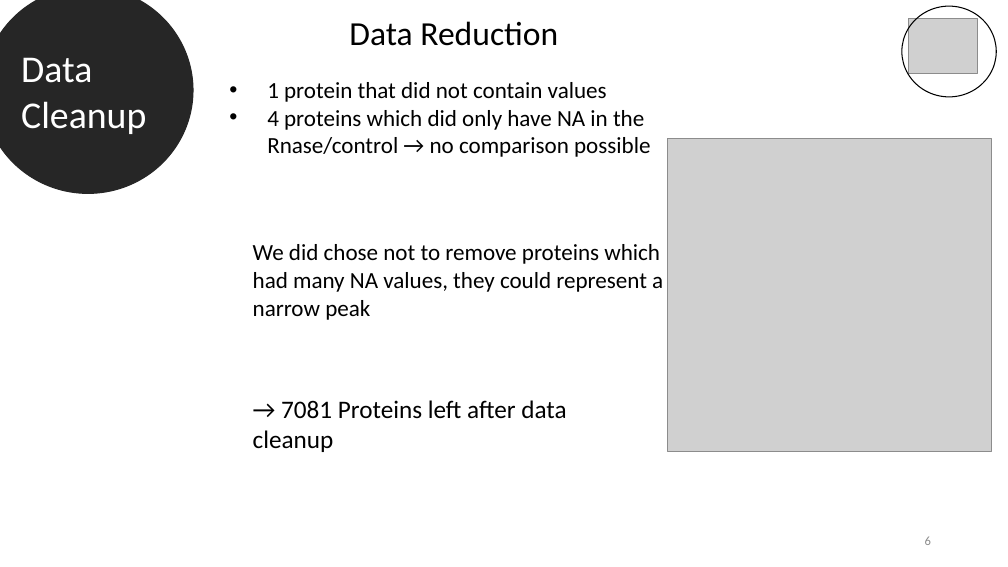
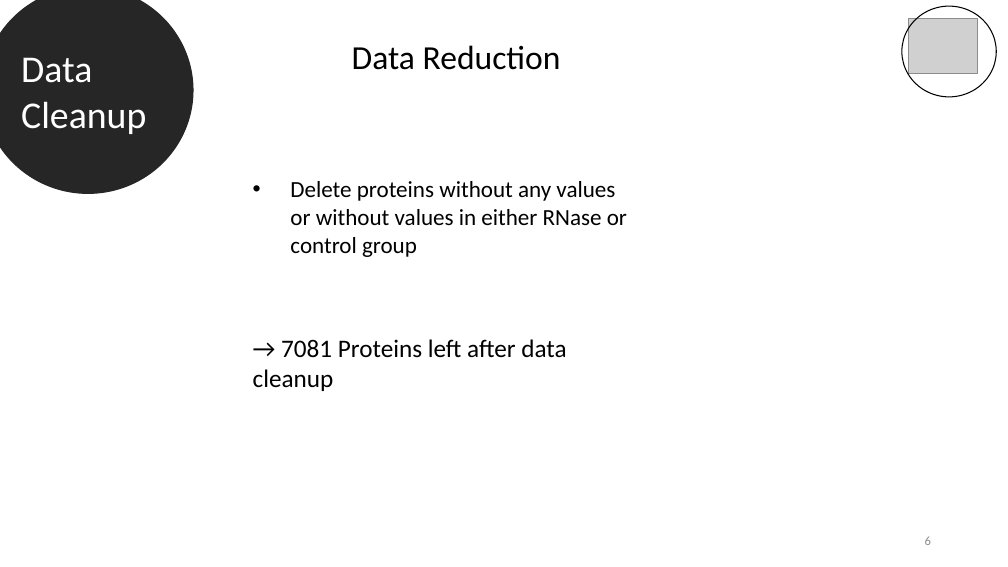
Before and after one commit to datascience-mobi-2022/2022-topic-03-team-05, a slide deck: slide 6 of Final presentation outline & temporary draft.pptx. Drawn at 1008x567 pixels with LibreOffice and Linux fonts; fonts in the diff are those of the drawing; grey boxes stand for pictures. Boxes give left, top, right and bottom in pixels: in the first picture for what was removed or moved away, otherwise in the second. Text is boxed around its words. In the diff, an @@ line names an element or a change of style, - is before the commit and + after.

```diff
--- a/Final presentation outline & temporary draft.pptx
+++ b/Final presentation outline & temporary draft.pptx
@@ text "Data Reduction": place and size @@
-text "Data Reduction" at bbox=[349, 21, 558, 46]
+text "Data Reduction" at bbox=[352, 45, 561, 70]
@@ picture removed at bbox=[668, 138, 991, 451] @@
@@ text at bbox=[290, 181, 627, 257]: text changed @@
-• 1 protein that did not contain values
-• 4 proteins which did only have NA in the Rnase/control → no comparison possible
+• Delete proteins without any values or without values in either RNase or control group
@@ text removed at bbox=[253, 244, 663, 320] @@
-We did chose not to remove proteins which had many NA values, they could represent a narrow peak
@@ text "→ 7081 Proteins left after ...": place and size @@
-text "→ 7081 Proteins left after ..." at bbox=[253, 400, 566, 452]
+text "→ 7081 Proteins left after ..." at bbox=[253, 339, 566, 391]
```
Also in this commit, not shown: 5 other slides changed.
